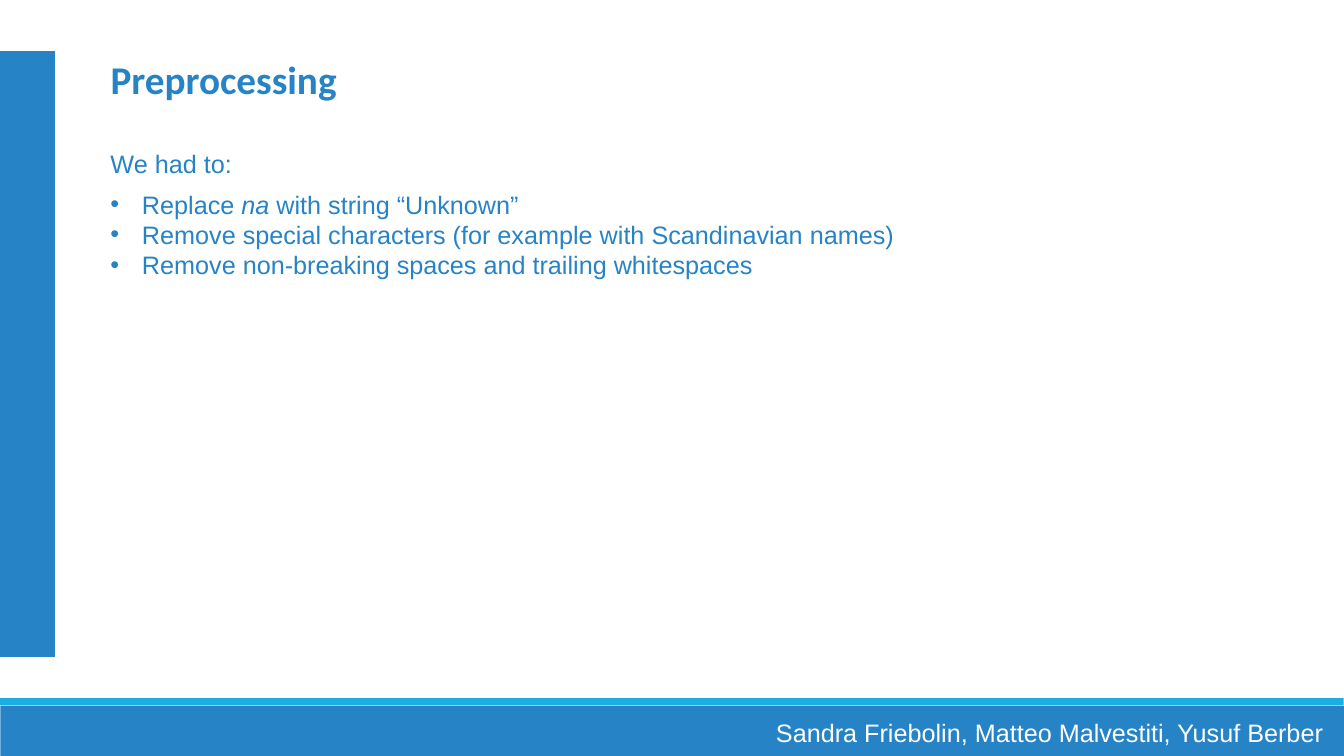
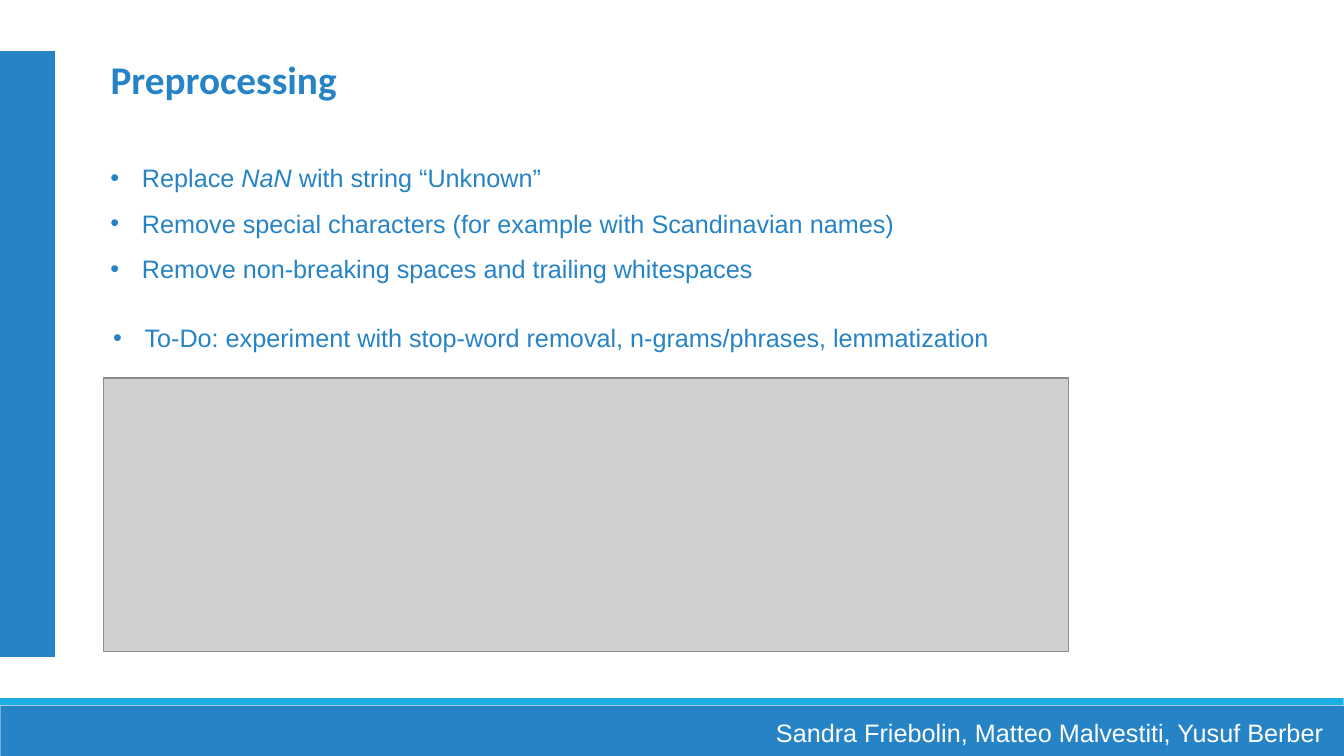
Before and after one commit to Matteo-Malve/RAGMedAssist-INLPT-WS2023, a slide deck: slide 4 of project/docs/Milestone-meeting_slides.pptx. Drawn at 1344x756 pixels with LibreOffice and Linux fonts; fonts in the diff are those of the drawing; grey boxes stand for pictures. Boxes give left, top, right and bottom in pixels: in the first picture for what was removed or moved away, otherwise in the second. Text is boxed around its words. In the diff, an @@ line names an element or a change of style, - is before the commit and + after.

```diff
--- a/project/docs/Milestone-meeting_slides.pptx
+++ b/project/docs/Milestone-meeting_slides.pptx
@@ text "Replace NaN with string “Unknown”": place and size @@
-text "Replace NaN with string “Unknown”" at <box>142,195,894,280</box>
+text "Replace NaN with string “Unknown”" at <box>142,168,894,284</box>
@@ text removed at <box>110,154,232,174</box> @@
-We had to:
@@ text at <box>142,168,541,193</box>: text changed @@
-• Replace na with string “Unknown”
+• Replace NaN with string “Unknown”
@@ text at <box>142,214,894,284</box>: line spacing 1 to 1.5 @@
@@ text added at <box>145,328,988,353</box>, 18 pt, text #2683C6 @@
+• To-Do: experiment with stop-word removal, n-grams/phrases, lemmatization
@@ picture added at <box>103,378,1069,652</box> @@
```
Also in this commit, not shown: 3 other slides changed, 1 other file.
